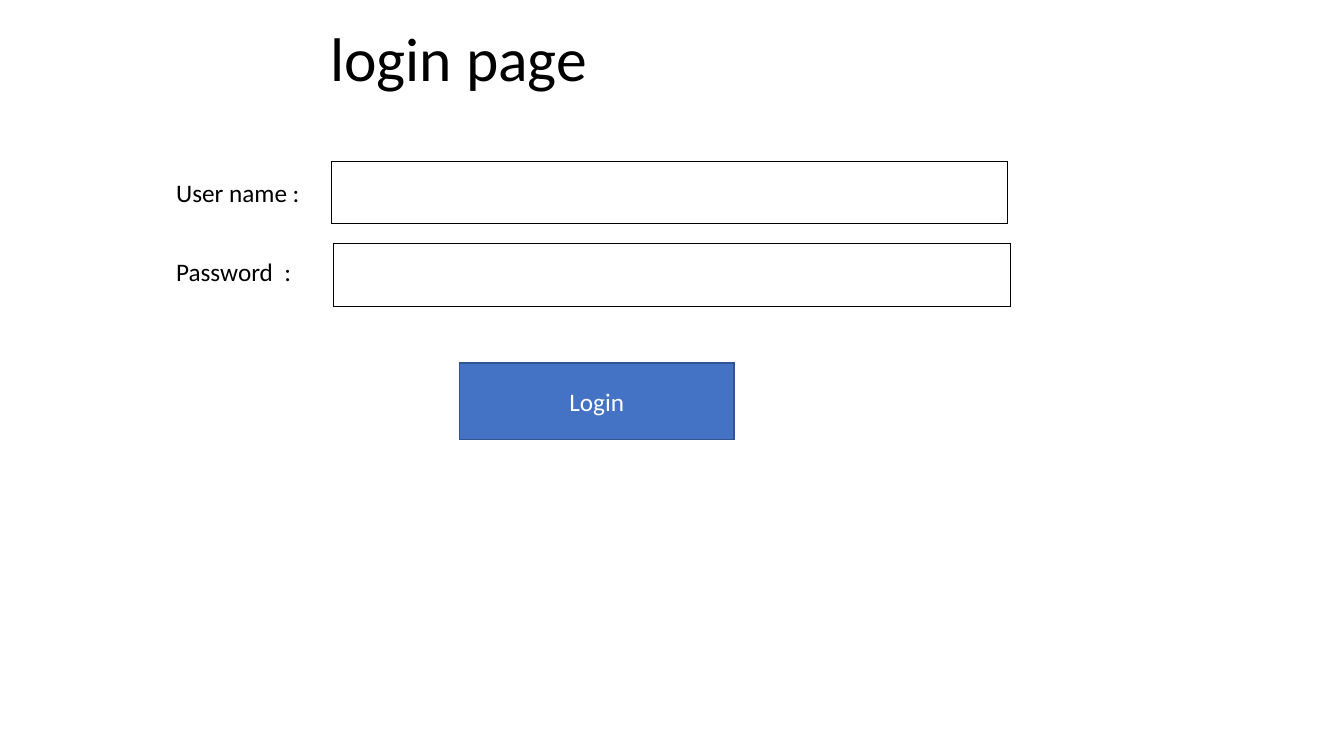
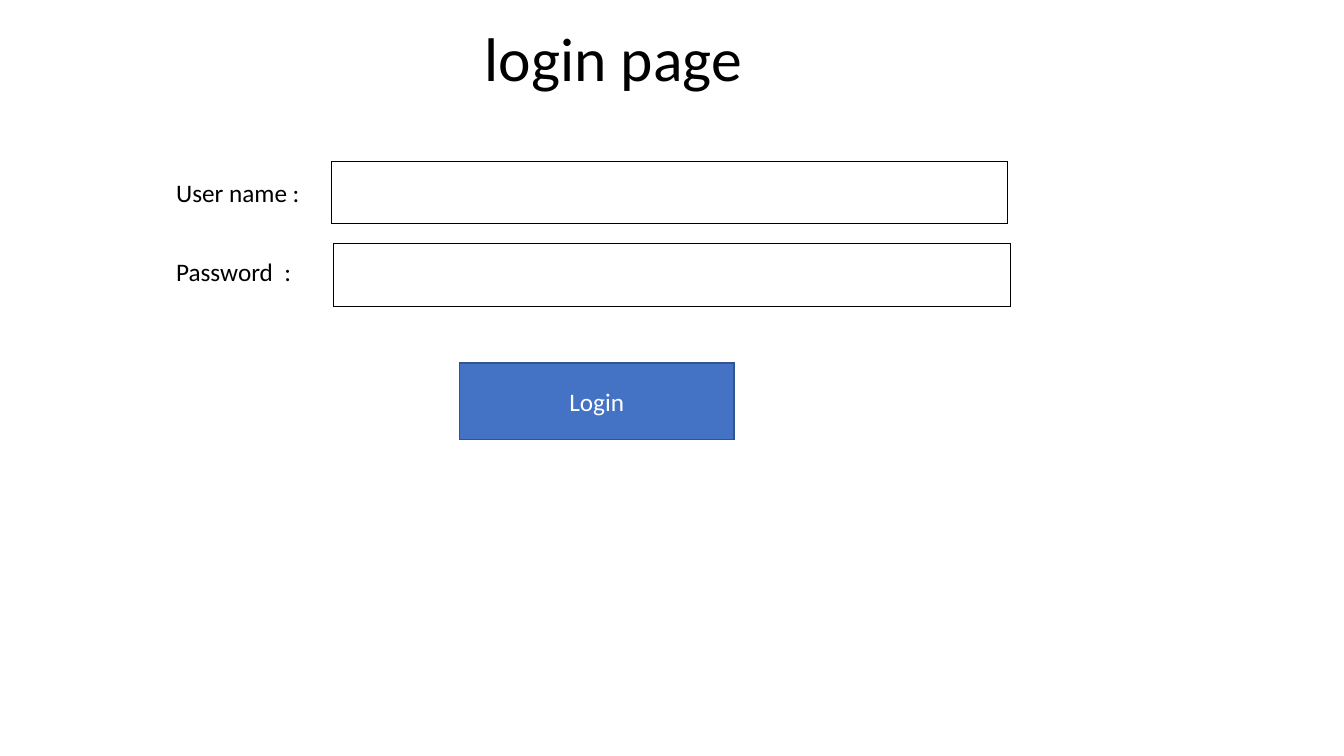
Before and after one commit to alonlapid/courseswap, a slide deck: slide 7 of milestone_2_presentation.pptx. Drawn at 1344x756 pixels with LibreOffice and Linux fonts; fonts in the diff are those of the drawing. Boxes give left, top, right and bottom in pixels: in the first picture for what was removed or moved away, otherwise in the second. Text is boxed around its words. In the diff, an @@ line names an element or a change of style, - is before the commit and + after.

```diff
--- a/milestone_2_presentation.pptx
+++ b/milestone_2_presentation.pptx
@@ title "login page" moved from (x1=330, y1=38, x2=587, y2=92) to (x1=485, y1=38, x2=742, y2=92) @@
```
Also in this commit, not shown: 1 other slide changed.
